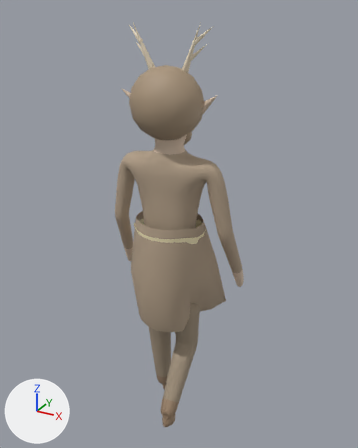
Two versions of the glTF model creatures/models/people/fae_stag.gltf, one commit apart.
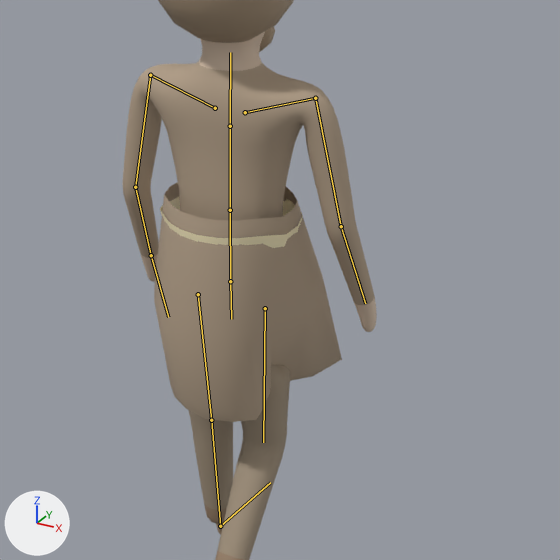
Old and new are each drawn whole from a 50 mm camera at (1.121, -1.938, 2.211) aimed at (0.02, 0.064, 1.21) and again close up on the part from 15% to 94% of the width and 26% to 90% of the height. Lighting does not change. The marker at lower left points along +X, +Y and +Z. The last two pictures show the newer version. Both versions are drawn at frame 7 of the action 'walk'; the numbers are the values there. The bones that change, and the others that lie on the model, are drawn over the model as lines in the close-ups.

In view in the first close-up: 'fae_stag'.
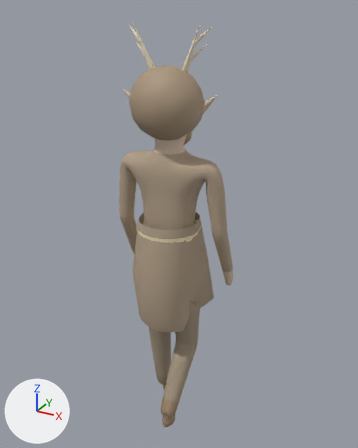
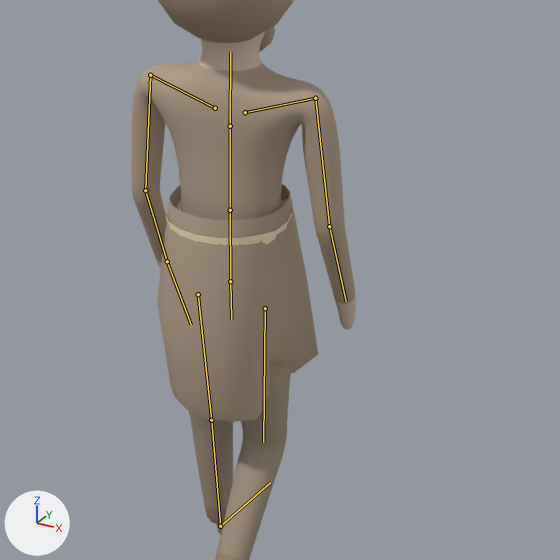
Diff of the bpy script that builds the scene:
```diff
--- a/creatures/models/people/fae_stag.gltf.py
+++ b/creatures/models/people/fae_stag.gltf.py
@@ bone_arm_l @@
 bone_arm_l = bpy.data.objects['Rig'].pose.bones['arm_l']  # child of 'clav_l'
-bone_arm_l.rotation_quaternion = (0.999, 0.0, 0.0, 0.03)  # degrees (0, 0, 3)
+bone_arm_l.rotation_quaternion = (1.0, 0.0, 0.0, -0.015)  # degrees (0, 0, -2)
@@ bone_arm_r @@
 bone_arm_r = bpy.data.objects['Rig'].pose.bones['arm_r']  # child of 'clav_r'
-bone_arm_r.rotation_quaternion = (0.999, 0.0, 0.0, -0.03)  # degrees (0, 0, -3)
+bone_arm_r.rotation_quaternion = (1.0, 0.0, 0.0, 0.015)  # degrees (0, 0, 2)
```

Boxes (x1, y1, x2, y2) around the edits, measured in the close-ups (560 x 560 px):
'fae_stag', posed
    before: (123, 0, 377, 560)
    after: (132, 0, 356, 560)
bone 'arm_l', root to tip
    before: (150, 75) to (135, 187)
    after: (150, 75) to (145, 190)
bone 'arm_r', root to tip
    before: (315, 98) to (341, 226)
    after: (315, 98) to (329, 226)
